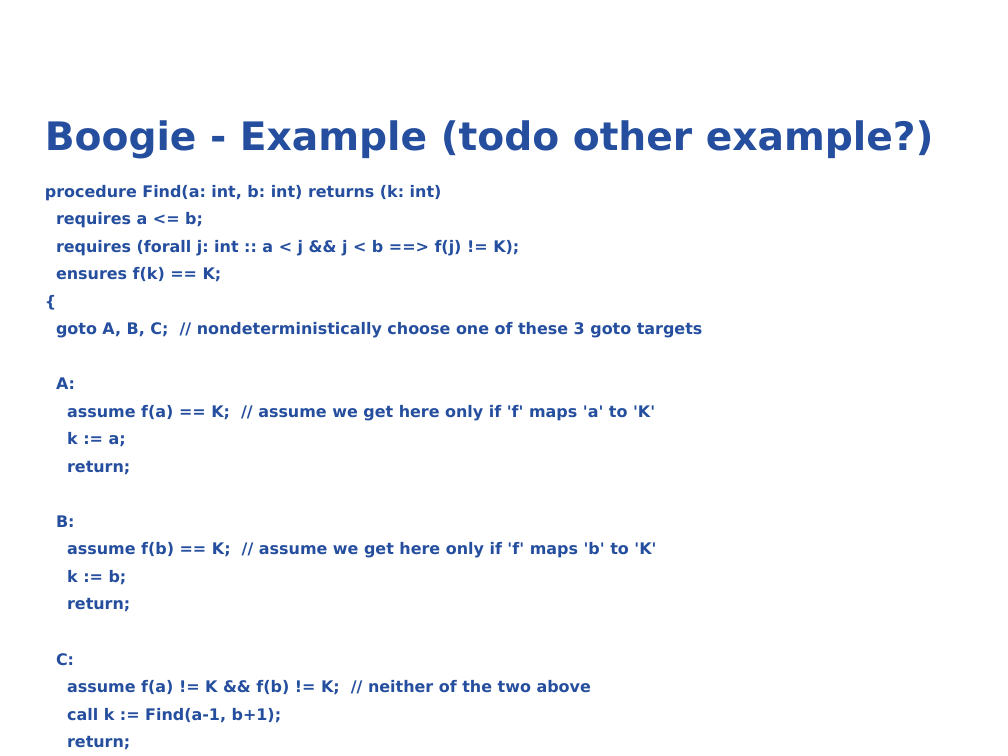
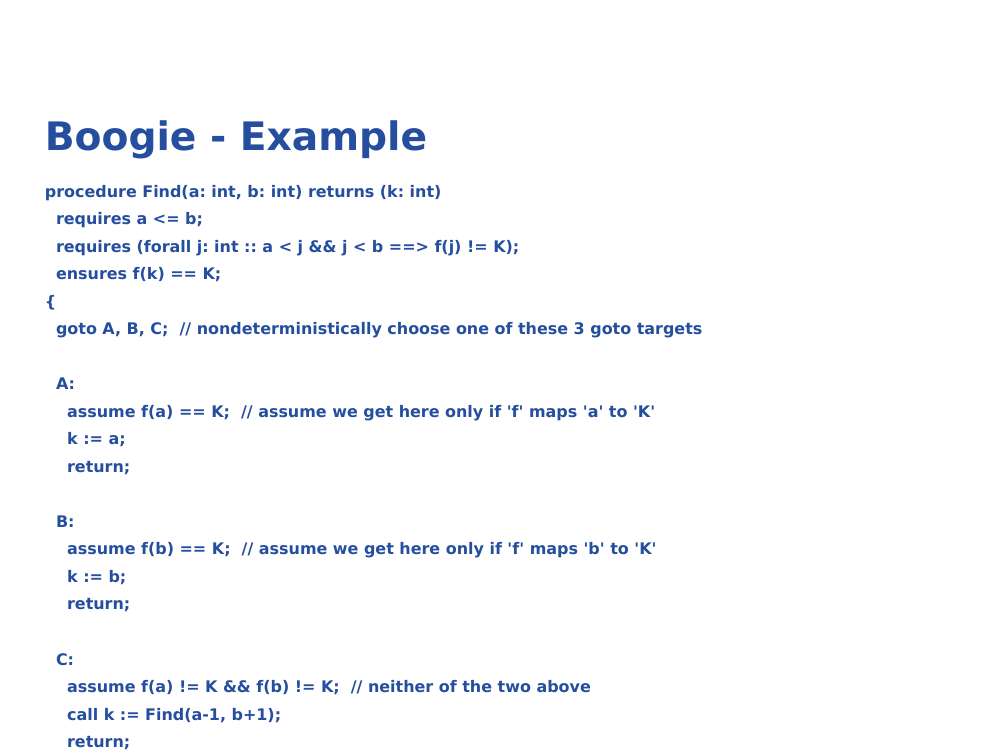
Before and after one commit to Zottel/boogieleaks, a slide deck: slide 4 of doc/slides.odp. Drawn at 1008x756 pixels with LibreOffice and Linux fonts; fonts in the diff are those of the drawing; background and template pictures are left out. Boxes give left, top, right and bottom in pixels: in the first picture for what was removed or moved away, otherwise in the second. Text is boxed around its words. In the diff, an @@ line names an element or a change of style, - is before the commit and + after.

```diff
--- a/doc/slides.odp
+++ b/doc/slides.odp
@@ title at <box>45,120,427,159</box>: text changed @@
-Boogie - Example (todo other example?)
+Boogie - Example
```
Also in this commit, not shown: 1 other slide changed.
